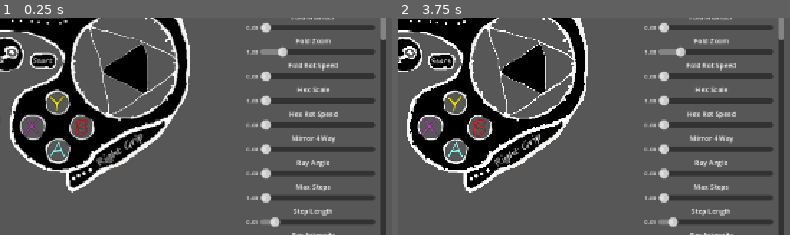
Above: before the commit, frames 1-2 (left to right).
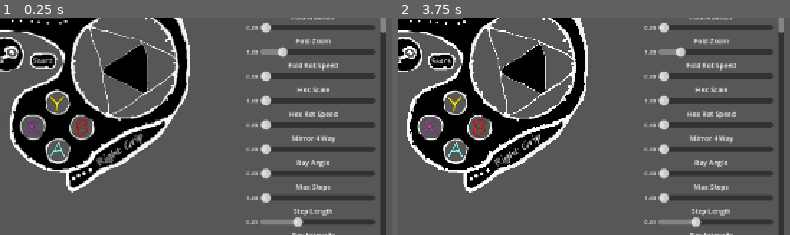
Above: after the commit, the same moments.

Repository: ocybin-solo/Free-Shader-Lab
Game: Godot game, scene res://Main.tscn
Two runs of this game, one before a commit and one after it. Both use one fixed random seed, a clock stepped at 60 frames per second and the inputs below.
Inputs (mouse positions are % of the whole screen's width and height, from its top left):
- Up to frame 1 (0.25 s): no input
- Up to frame 2 (3.75 s): click (11, 21) at 0.52 s; type "Alex" at 0.6 s; click (11, 44) at 1.25 s; click "Import Image" at 2 s; click "Default" at 2.75 s; click "Export Image" at 3.5 s
The pictures show only the part of the screen within x 50-100%, y 36-86%; the shares and areas given below are measured in that part.

The runs differ from the first frame. In frame 1, 0.3% of the frame differs, in the area x 69-99%, y 6-97%; in frame 2, 0.3%.

Commit message:
Fixed some shaders
Added a bit more shaders too, for Ray Marching

Diff:
--- a/Main.tscn
+++ b/Main.tscn
@@ -31,6 +31,8 @@
 shader_parameter/ray_pulse_freq = 0.0
 shader_parameter/ray_spread = 2.0
 shader_parameter/ray_softness = 3.0
+shader_parameter/feedback_amount = 0.0
+shader_parameter/feedback_drift = 0.0
 shader_parameter/hyperbolic_bend = 0.1
 shader_parameter/q_rot = Vector4(0, 0, 0, 1)
 shader_parameter/tumble_strength = 0.5
--- a/MasterSharder.gdshader
+++ b/MasterSharder.gdshader
@@ -47,10 +47,10 @@
 uniform float ray_angle : hint_range(0.0, 6.28, 0.1) = 0.0;
 
 // DESC: Precision of the ray. Higher = longer rays, more GPU usage.
-uniform float max_steps : hint_range(10.0, 150.0, 1.0) = 64.0;
+uniform float max_steps : hint_range(2.0, 150.0, 1.0) = 64.0;
 
 // DESC: Distance each ray travels per step. Controls ray reach.
-uniform float step_length : hint_range(0.001, 0.1, 0.001) = 0.01;
+uniform float step_length : hint_range(0.001, 0.03, 0.001) = 0.01;
 
 // DESC: Master brightness of the volumetric glow.
 uniform float ray_intensity : hint_range(0.0, 2.0, 0.1) = 0.0;
@@ -73,12 +73,19 @@
 // DESC: Edge sharpness. 1.0 is sharp, 10.0 is misty/diffuse.
 uniform float ray_softness : hint_range(1.0, 10.0, 0.1) = 3.0;
 
+// DESC: How much the previous "frame" lingers. 0.0 = Crisp, 1.0 = Heavy Trails.
+uniform float feedback_amount : hint_range(0.0, 1.0, 0.01) = 0.0;
+
+// DESC: The direction the "ghosts" drift.
+uniform float feedback_drift : hint_range(-0.1, 0.1, 0.001) = 0.0;
+
+
 // DESC: BENDS THE IMAGE IN A 4-D SORTA WAY
 uniform float hyperbolic_bend : hint_range(0.01, 3.0, 0.001) = 0.10;
 
 
-// DESC: QUATERNIONS?
-uniform vec4 q_rot = vec4(0.0, 0.0, 0.0, 1.0); // x, y, z, w (1.0 is no rotation)     // FIRST QUATERNION BASED SHADERS
+// DESC: QUATERNION AXIS
+uniform vec4 q_rot = vec4(0.0, 0.0, 0.0, 1.0);
 // DESC : QUATERNION UV TUMBLER
 uniform float tumble_strength : hint_range(0.0, 1.0) = 0.5;
 // DESC : Corrupt the "purity" of the math, LOL
@@ -184,11 +191,14 @@
     vec2 g_uv = dot(a_hex, a_hex) < dot(b_hex, b_hex) ? a_hex : b_hex;
 
     // Only rotate if the user wants individual tile spin
-    if (hex_rot_speed > 0.01) {
-        float rot_a = manual_time * tau * floor(hex_rot_speed);
-        float c_h = cos(rot_a); float s_h = sin(rot_a);
-        g_uv = vec2(g_uv.x * c_h - g_uv.y * s_h, g_uv.x * s_h + g_uv.y * c_h);
-    }
+if (hex_rot_speed > 0.01) {
+    // --- THE FIX: Use mix and sync_to_loop ---
+    float h_speed = mix(hex_rot_speed, floor(hex_rot_speed), sync_to_loop);
+    float rot_a = manual_time * tau * h_speed;
+
+    float c_h = cos(rot_a); float s_h = sin(rot_a);
+    g_uv = vec2(g_uv.x * c_h - g_uv.y * s_h, g_uv.x * s_h + g_uv.y * c_h);
+}
 
     uv = g_uv / hex_scale;
 }
@@ -316,7 +326,7 @@
         float spiral = ray_angle + (d_center * hyperbolic_bend * 2.0);
         vec2 bent_dir = vec2(cos(spiral), sin(spiral));
 
-        current_pos += bent_dir * step_length;
+		current_pos += bent_dir * (step_length * (1.0 - hit_dist * 0.5));
 
         // Use fract() to ensure we stay within the texture bounds
         float sample_a = texture(TEXTURE, fract(current_pos)).a;
@@ -346,6 +356,31 @@
         vec3 rainbow = vec3(sin(color_phase)*0.5+0.5, sin(color_phase+2.0)*0.5+0.5, sin(color_phase+4.0)*0.5+0.5);
         vec3 final_glow_color = mix(ray_color.rgb, rainbow, ray_rainbow_mix);
 
+// --- 3a. FEEDBACK LOOP (GHOSTING) ---
+if (feedback_amount > 0.01) {
+    vec3 feedback_accum = vec3(0.0);
+    float alpha_accum = 0.0;
+    int samples = 4;
+
+    for (int i = 1; i <= samples; i++) {
+        // USE THE OFFSET: This creates the "time-travel" look for the ghosts
+        float offset = float(i) * 0.01 * feedback_amount;
+
+        // Combine the drift with a tiny bit of time-based oscillation
+        vec2 time_drift = vec2(sin(manual_time * tau + offset), cos(manual_time * tau + offset)) * offset;
+        vec2 ghost_uv = fract(wrapped_uv + (feedback_drift * float(i)) + time_drift);
+
+        vec4 ghost_sample = texture(TEXTURE, ghost_uv);
+
+        float fade = pow(feedback_amount, float(i));
+        feedback_accum += ghost_sample.rgb * fade;
+        alpha_accum += ghost_sample.a * fade;
+    }
+
+    tex.rgb = mix(tex.rgb, tex.rgb + feedback_accum, feedback_amount);
+    tex.a = max(tex.a, alpha_accum * feedback_amount);
+}
+
         // 4. APPLY TO IMAGE
         tex.rgb += final_glow_color * final_intensity;
         tex.a = clamp(tex.a + (final_intensity * 0.5), 0.0, 1.0);
